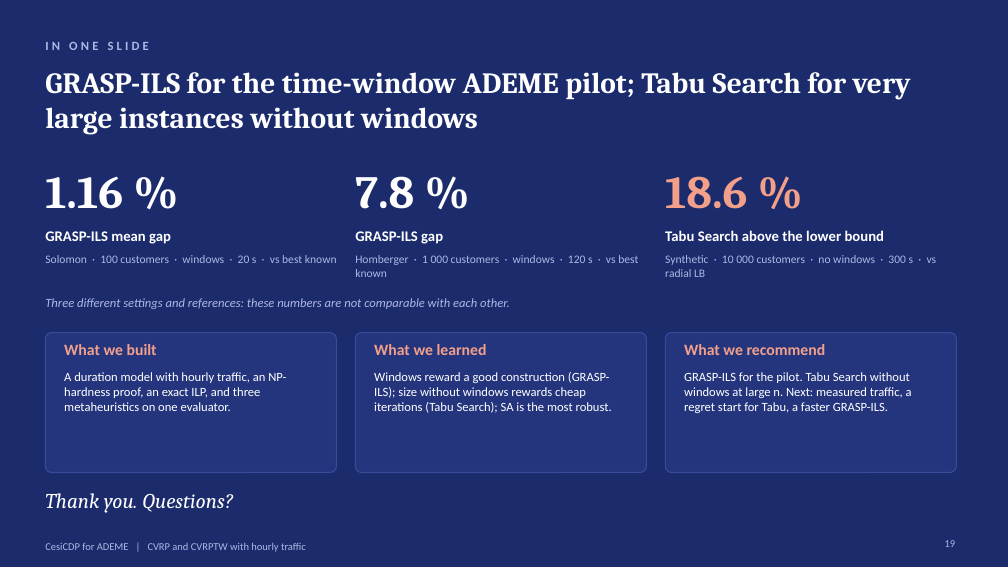
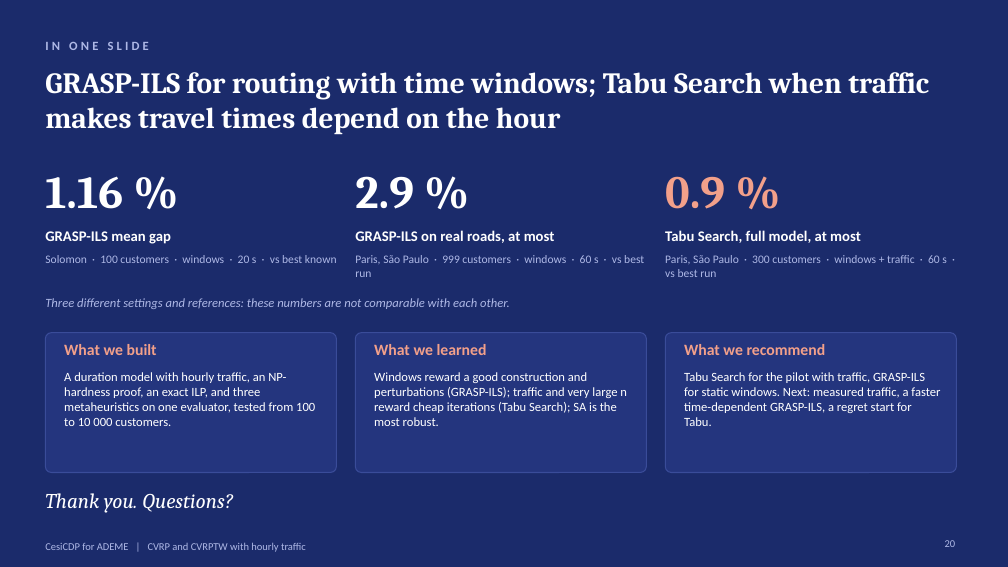
Before and after one commit to zzaved/cesi-cvrp-metaheuristics, a slide deck: slide 20 of presentation/cvrp_final_presentation.pptx (slide 19 before the commit). Drawn at 1008x567 pixels with LibreOffice and Linux fonts; fonts in the diff are those of the drawing. Boxes give left, top, right and bottom in pixels: in the first picture for what was removed or moved away, otherwise in the second. Text is boxed around its words. In the diff, an @@ line names an element or a change of style, - is before the commit and + after.

Commit message:
feat(presentation): cities with time windows slide, perturbation wording and revised recommendation

```diff
--- a/presentation/cvrp_final_presentation.pptx
+++ b/presentation/cvrp_final_presentation.pptx
@@ text at [45,72,929,135]: text changed @@
-GRASP-ILS for the time-window ADEME pilot; Tabu Search for very large instances without windows
+GRASP-ILS for routing with time windows; Tabu Search when traffic makes travel times depend on the hour
@@ text at [355,176,414,209]: text changed @@
-7.8 %
+2.9 %
@@ text at [665,176,725,209]: text changed @@
-18.6 %
+0.9 %
@@ text at [355,230,555,243]: text changed @@
-GRASP-ILS gap
+GRASP-ILS on real roads, at most
@@ text at [665,230,861,243]: text changed @@
-Tabu Search above the lower bound
+Tabu Search, full model, at most
@@ text at [355,255,644,277]: text changed @@
-Homberger · 1 000 customers · windows · 120 s · vs best known
+Paris, São Paulo · 999 customers · windows · 60 s · vs best run
@@ text at [665,255,947,277]: text changed @@
-Synthetic · 10 000 customers · no windows · 300 s · vs radial LB
+Paris, São Paulo · 300 customers · windows + traffic · 60 s · vs best run
@@ text at [64,372,315,426]: text changed @@
-A duration model with hourly traffic, an NP-hardness proof, an exact ILP, and three metaheuristics on one evaluator.
+A duration model with hourly traffic, an NP-hardness proof, an exact ILP, and three metaheuristics on one evaluator, tested from 100 to 10 000 customers.
@@ text at [374,372,627,426]: text changed @@
-Windows reward a good construction (GRASP-ILS); size without windows rewards cheap iterations (Tabu Search); SA is the most robust.
+Windows reward a good construction and perturbations (GRASP-ILS); traffic and very large n reward cheap iterations (Tabu Search); SA is the most robust.
@@ text at [684,372,940,426]: text changed @@
-GRASP-ILS for the pilot. Tabu Search without windows at large n. Next: measured traffic, a regret start for Tabu, a faster GRASP-ILS.
+Tabu Search for the pilot with traffic, GRASP-ILS for static windows. Next: measured traffic, a faster time-dependent GRASP-ILS, a regret start for Tabu.
```
Also in this commit, not shown: 10 other slides changed, 1 slide added, 4 other files.
